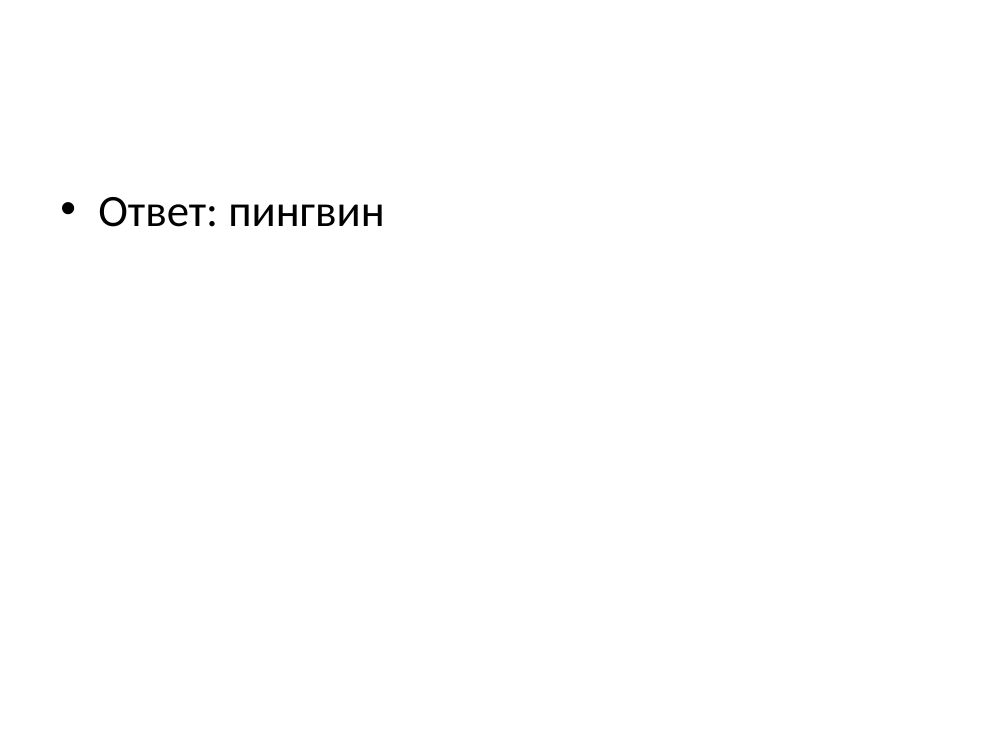
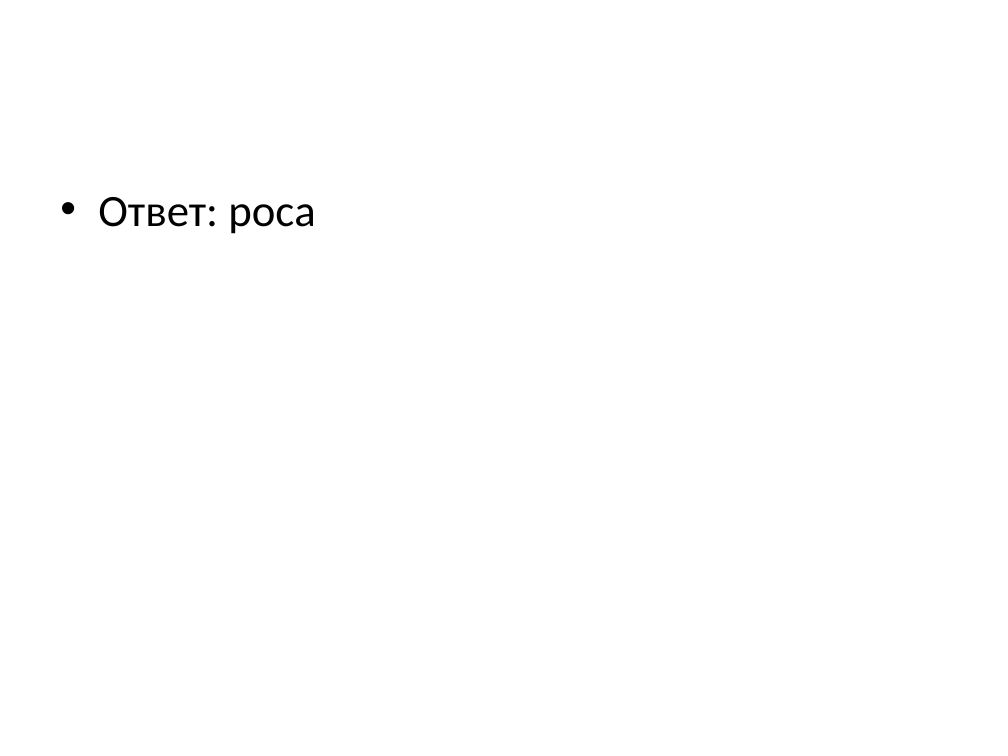
Before and after one commit to o1egnazarov/python-project-for-unvi, a slide deck: slide 10 of output_presentation.pptx (slide 8 before the commit). Drawn at 1008x756 pixels with LibreOffice and Linux fonts; fonts in the diff are those of the drawing. Boxes give left, top, right and bottom in pixels: in the first picture for what was removed or moved away, otherwise in the second. Text is boxed around its words. In the diff, an @@ line names an element or a change of style, - is before the commit and + after.

```diff
--- a/output_presentation.pptx
+++ b/output_presentation.pptx
@@ text at (98,197,316,234): text changed @@
-• Ответ: пингвин
+• Ответ: роса
```
Also in this commit, not shown: 3 other slides changed, 8 slides added, 6 slides removed, 2 other files.
